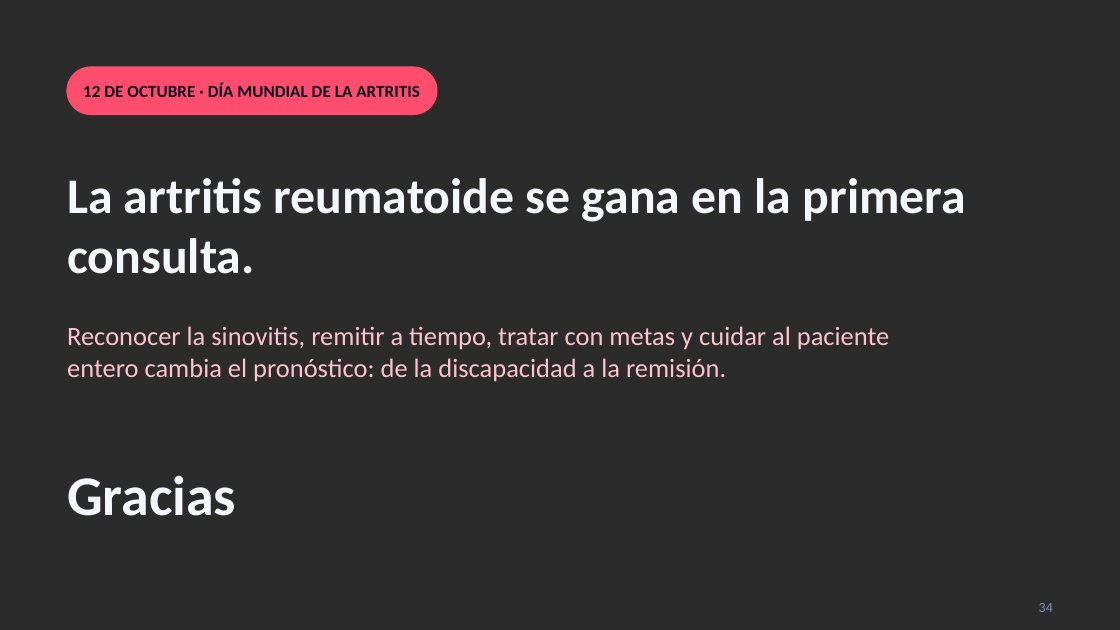
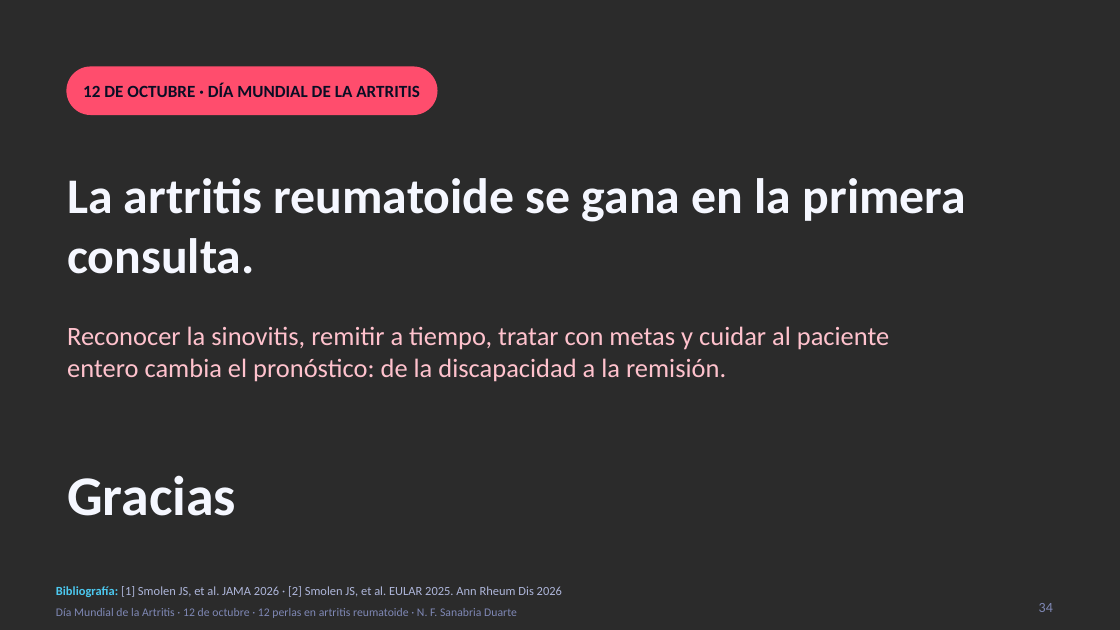
Before and after one commit to nestor120512/nes, a slide deck: slide 34 of 12_perlas_artritis_reumatoide.pptx. Drawn at 1120x630 pixels with LibreOffice and Linux fonts; fonts in the diff are those of the drawing; background and template pictures are left out; a plain dark background stands for a picture behind light text. Boxes give left, top, right and bottom in pixels: in the first picture for what was removed or moved away, otherwise in the second. Text is boxed around its words. In the diff, an @@ line names an element or a change of style, - is before the commit and + after.

```diff
--- a/12_perlas_artritis_reumatoide.pptx
+++ b/12_perlas_artritis_reumatoide.pptx
@@ text added at [56, 586, 562, 597], 8 pt, text #AEB6DA @@
+Bibliografía: [1] Smolen JS, et al. JAMA 2026 · [2] Smolen JS, et al. EULAR 2025. Ann Rheum Dis 2026
@@ text added at [56, 608, 517, 618], 7.5 pt, text #7F88B5 @@
+Día Mundial de la Artritis · 12 de octubre · 12 perlas en artritis reumatoide · N. F. Sanabria Duarte
```
Also in this commit, not shown: 34 other slides changed.
